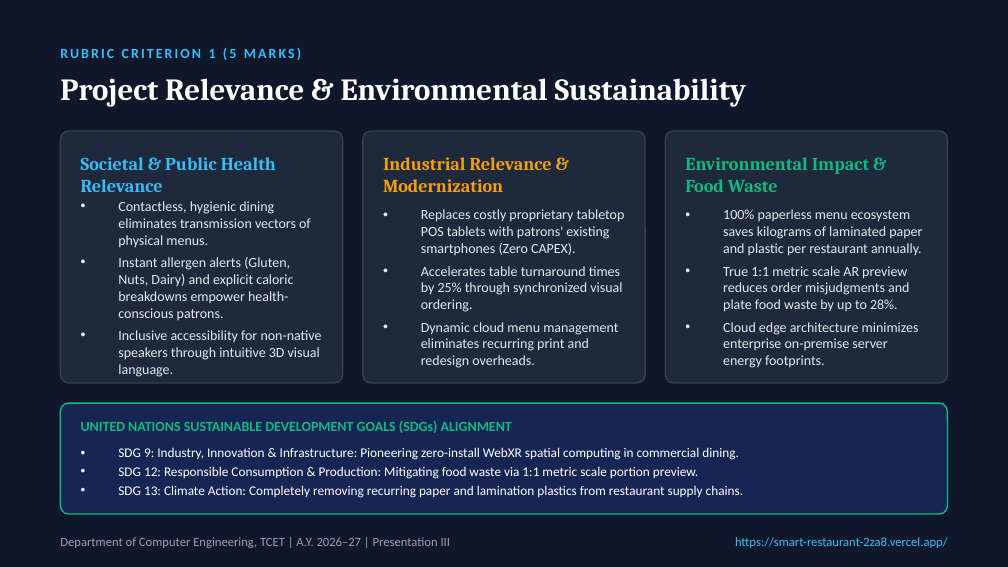
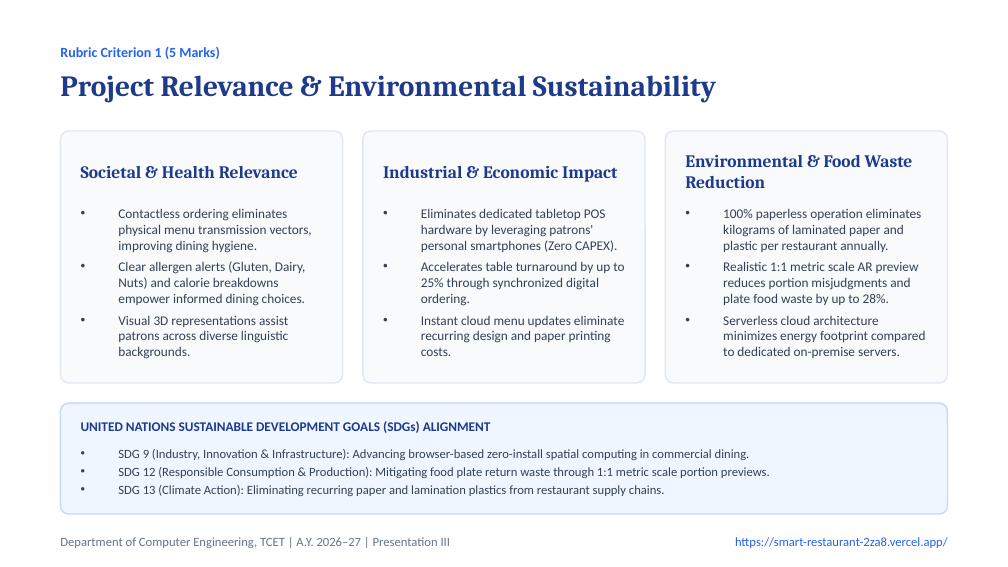
Before and after one commit to MANAV0060/Smart-Restaurant, a slide deck: slide 3 of Smart_Restaurant_Presentation_III.pptx. Drawn at 1008x567 pixels with LibreOffice and Linux fonts; fonts in the diff are those of the drawing. Boxes give left, top, right and bottom in pixels: in the first picture for what was removed or moved away, otherwise in the second. Text is boxed around its words. In the diff, an @@ line names an element or a change of style, - is before the commit and + after.

Commit message:
style(presentation): refactor PPTX to clean, professional white-and-navy academic theme

```diff
--- a/Smart_Restaurant_Presentation_III.pptx
+++ b/Smart_Restaurant_Presentation_III.pptx
@@ background #0F172A to #FFFFFF @@
@@ text at <box>60,47,220,59</box>: text changed; text colour #38BDF8 to #2563EB @@
-RUBRIC CRITERION 1 (5 MARKS)
+Rubric Criterion 1 (5 Marks)
@@ text "Project Relevance & Environmental Sustainability" at <box>60,75,716,103</box>: size 22 to 21 pt, text colour #FFFFFF to #1E3A8A @@
@@ fill #1E293B to #F8FAFC; outline #334155 1 pt to #E2E8F0 1 pt in 3 elements at <box>363,131,645,383</box>, <box>665,131,948,383</box>, <box>60,131,343,383</box> @@
@@ text at <box>81,166,298,178</box>: text changed; size 13 to 12.5 pt; text colour #38BDF8 to #1E3A8A @@
-Societal & Public Health Relevance
+Societal & Health Relevance
@@ text at <box>383,166,617,182</box>: text changed; size 13 to 12.5 pt; text colour #F59E0B to #1E3A8A @@
-Industrial Relevance & Modernization
+Industrial & Economic Impact
@@ text at <box>685,155,913,188</box>: text changed; size 13 to 12.5 pt; text colour #10B981 to #1E3A8A @@
-Environmental Impact & Food Waste
+Environmental & Food Waste Reduction
@@ text at <box>118,209,312,359</box>: text changed; size 10 to 9.5 pt; text colour #E2E8F0 to #334155 @@
-• Contactless, hygienic dining eliminates transmission vectors of physical menus.
-• Instant allergen alerts (Gluten, Nuts, Dairy) and explicit caloric breakdowns empower health-conscious patrons.
-• Inclusive accessibility for non-native speakers through intuitive 3D visual language.
+• Contactless ordering eliminates physical menu transmission vectors, improving dining hygiene.
+• Clear allergen alerts (Gluten, Dairy, Nuts) and calorie breakdowns empower informed dining choices.
+• Visual 3D representations assist patrons across diverse linguistic backgrounds.
@@ text at <box>421,208,624,356</box>: text changed; size 10 to 9.5 pt; text colour #E2E8F0 to #334155 @@
-• Replaces costly proprietary tabletop POS tablets with patrons' existing smartphones (Zero CAPEX).
-• Accelerates table turnaround times by 25% through synchronized visual ordering.
-• Dynamic cloud menu management eliminates recurring print and redesign overheads.
+• Eliminates dedicated tabletop POS hardware by leveraging patrons' personal smartphones (Zero CAPEX).
+• Accelerates table turnaround by up to 25% through synchronized digital ordering.
+• Instant cloud menu updates eliminate recurring design and paper printing costs.
@@ text at <box>723,209,925,358</box>: text changed; size 10 to 9.5 pt; text colour #E2E8F0 to #334155 @@
-• 100% paperless menu ecosystem saves kilograms of laminated paper and plastic per restaurant annually.
-• True 1:1 metric scale AR preview reduces order misjudgments and plate food waste by up to 28%.
-• Cloud edge architecture minimizes enterprise on-premise server energy footprints.
+• 100% paperless operation eliminates kilograms of laminated paper and plastic per restaurant annually.
+• Realistic 1:1 metric scale AR preview reduces portion misjudgments and plate food waste by up to 28%.
+• Serverless cloud architecture minimizes energy footprint compared to dedicated on-premise servers.
@@ rounded rectangle at <box>60,403,948,514</box>: fill #172554 to #EFF6FF; outline #10B981 1 pt to #BFDBFE 1 pt @@
@@ text "UNITED NATIONS SUSTAINABLE DEVELOPMENT GOALS ..." at <box>81,421,491,433</box>: size 10 to 9.5 pt, text colour #10B981 to #1E3A8A @@
@@ text at <box>118,449,770,496</box>: text changed; size 9.5 to 9 pt; text colour #FFFFFF to #334155 @@
-• SDG 9: Industry, Innovation & Infrastructure: Pioneering zero-install WebXR spatial computing in commercial dining.
-• SDG 12: Responsible Consumption & Production: Mitigating food waste via 1:1 metric scale portion preview.
-• SDG 13: Climate Action: Completely removing recurring paper and lamination plastics from restaurant supply chains.
+• SDG 9 (Industry, Innovation & Infrastructure): Advancing browser-based zero-install spatial computing in commercial dining.
+• SDG 12 (Responsible Consumption & Production): Mitigating food plate return waste through 1:1 metric scale portion previews.
+• SDG 13 (Climate Action): Eliminating recurring paper and lamination plastics from restaurant supply chains.
@@ text "Department of Computer Engineering, TCET ..." at <box>60,537,451,548</box>: text colour #94A3B8 to #64748B @@
@@ text "https://smart-restaurant-2za8.vercel.app/" at <box>735,537,948,548</box>: text colour #38BDF8 to #2563EB @@
```
Also in this commit, not shown: 19 other slides changed, 1 other file.
